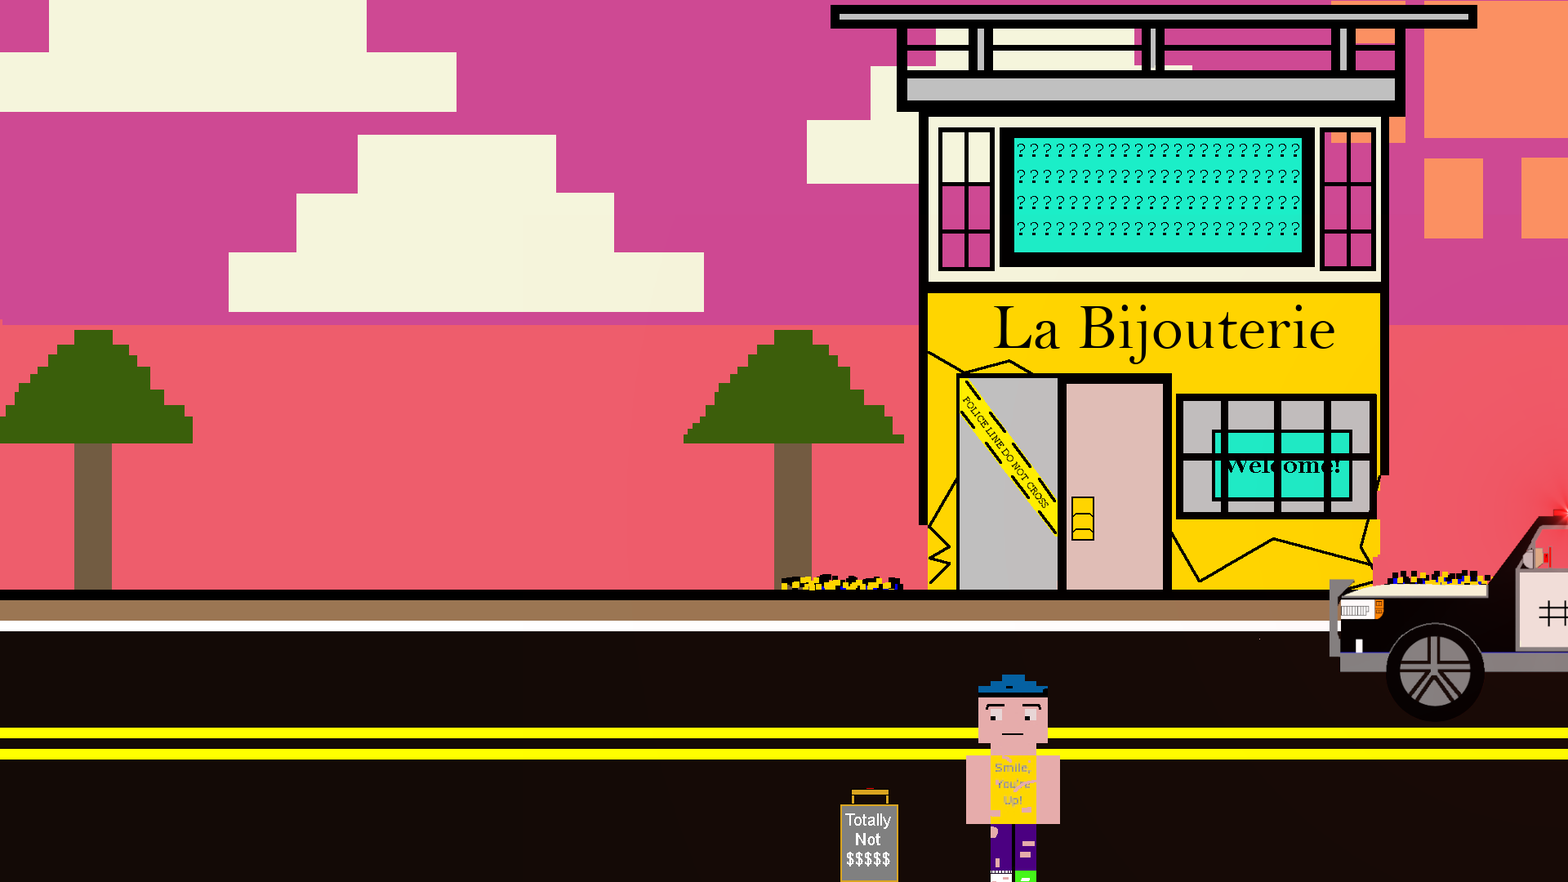
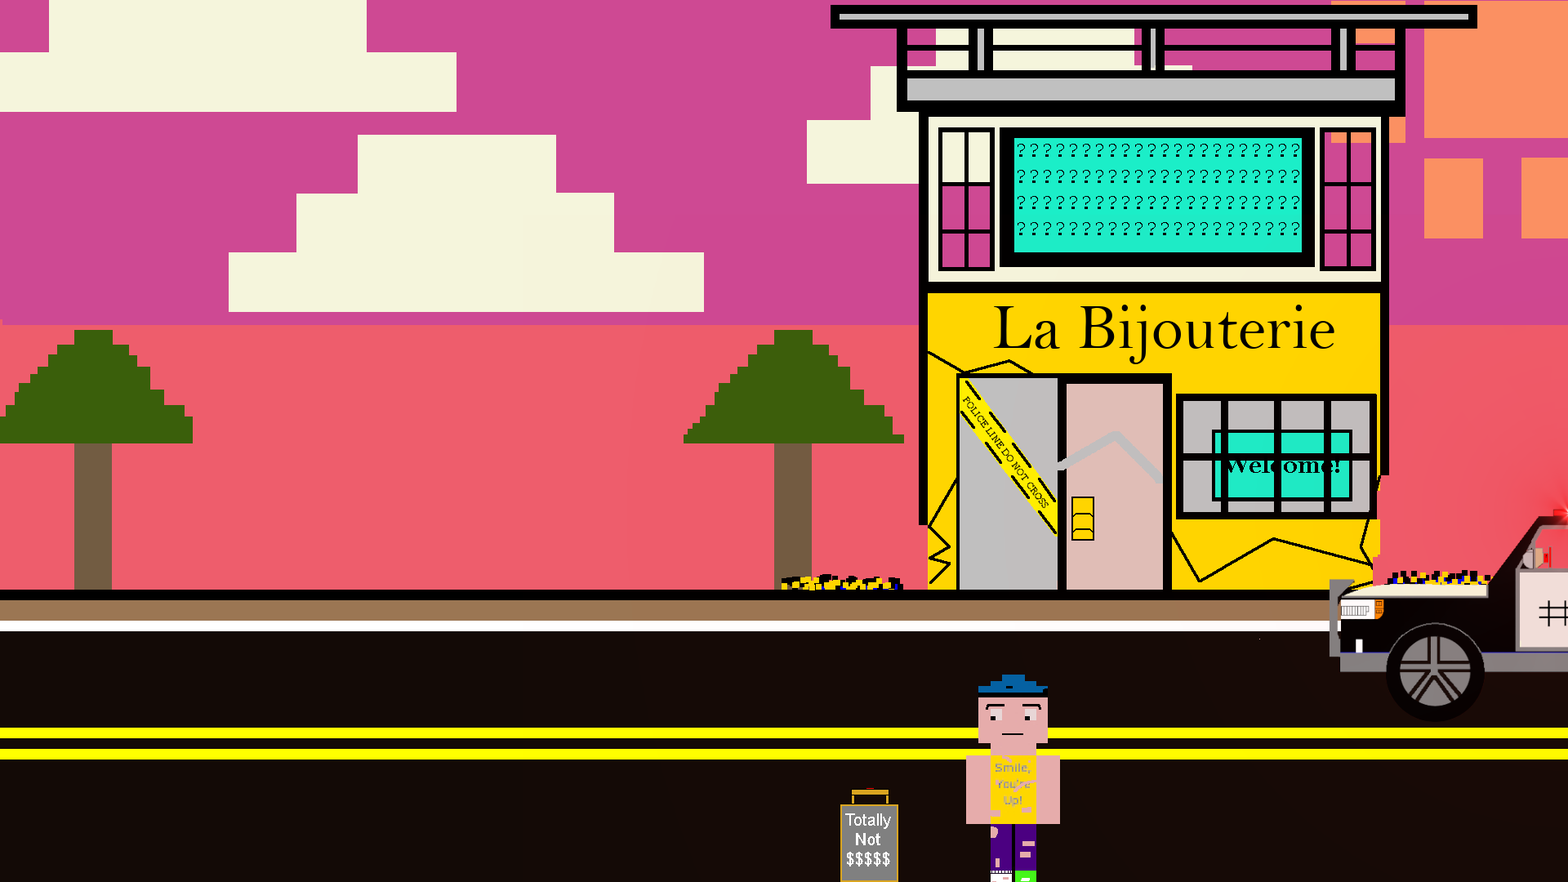
Layer changes from the first w=1568, h=882 image to the second:
added layer "Background copy #8" above "Background copy #7" over [left=1057, top=431, right=1163, bottom=484]
hid "Background copy #7" over [left=1057, top=431, right=1163, bottom=484]